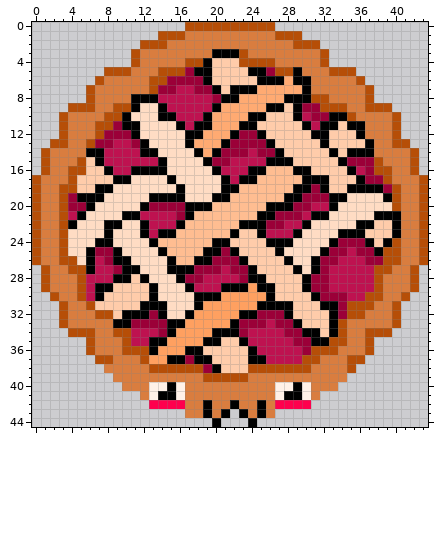
File history of a pixel-art sprite, assets/art/pie_red.png. That is the earlier state.
The file is 176x180 pixels, drawn in blocks of 4x4; one block is one cell here.
The result:
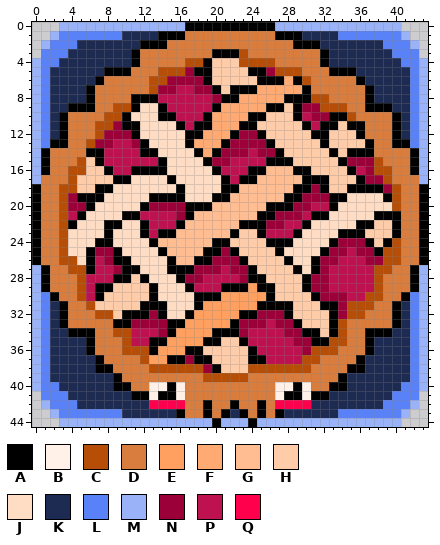
Palette (. is transparent): A #000000  B #fff1e8  C #b64e07  D #d97d3f  E #ffa060  F #ffaa72  G #ffbd91  H #ffccaa  J #ffdcc4  K #1d2b53  L #5982f8  M #9ab3f8  N #9b0038  P #be1250  Q #ff004d
From old to new:
Colour A now appears in row 38 at x 7 and 36; in row 40 at x 9 and 34; in row 41 at x 11 and 32; in row 43 at x 16 and 27.
The author changed colour C to colour A in row 0 at x 17 to 26; in row 1 at x 14 to 16 and 27 to 29; in row 2 at x 12 to 14 and 29 to 31; in rows 3 to 4 at x 11 and 32; in row 5 at x 8 to 10 and 33 to 35; in row 6 at x 7 and 36.
The author changed colour C to colour A in rows 7 to 8 at x 6 and 37; in row 9 at x 4 to 6 and 37 to 39; in rows 10 to 12 at x 3 and 40; in row 13 at x 2 to 3 and 40 to 41; in rows 14 to 16 at x 1 and 42; in rows 18 to 26 at x 0 and 43.
The author changed colour C to colour A in rows 27 to 29 at x 1 and 42; in row 30 at x 2 and 41; in rows 31 to 33 at x 3 and 40; in row 34 at x 4 to 6 and 37 to 39; in rows 35 to 36 at x 6 and 37; in row 37 at x 7 and 36.
The author changed colour C to colour A in row 38 at x 35.
The author changed colour D to colour A in row 38 at x 8; in row 39 at x 9 and 34; in row 40 at x 10 and 33; in row 41 at x 12 and 31.
The author changed colour A to colour C in row 5 at x 29; in row 6 at x 30.
The author changed colour C to colour D in row 37 at x 8 and 35.
Colour K now appears in row 1 at x 10 to 13 and 30 to 33; in row 2 at x 5 to 11 and 32 to 38; in row 3 at x 4 to 10 and 33 to 39; in row 4 at x 3 to 10 and 33 to 40; in row 5 at x 2 to 7 and 36 to 41; in row 6 at x 2 to 6 and 37 to 41.
Colour K now appears in rows 7 to 8 at x 2 to 5 and 38 to 41; in row 9 at x 2 to 3 and 40 to 41; in rows 10 to 12 at x 2 and 41; in rows 31 to 33 at x 2 and 41; in row 34 at x 2 to 3 and 40 to 41; in rows 35 to 36 at x 2 to 5 and 38 to 41.
Colour K now appears in rows 37 to 38 at x 2 to 6 and 37 to 41; in row 39 at x 2 to 8 and 35 to 41; in row 40 at x 3 to 8 and 35 to 40; in row 41 at x 4 to 10 and 33 to 39; in row 42 at x 5 to 12 and 31 to 38; in row 43 at x 10 to 15, 22 and 28 to 33.
Colour L now appears in row 1 at x 3 to 9 and 34 to 40; in row 2 at x 2 to 4 and 39 to 41; in row 3 at x 1 to 3 and 40 to 42; in row 4 at x 1 to 2 and 41 to 42; in rows 5 to 13 at x 1 and 42; in rows 30 to 39 at x 1 and 42.
Colour L now appears in row 40 at x 1 to 2 and 41 to 42; in row 41 at x 1 to 3 and 40 to 42; in row 42 at x 2 to 4 and 39 to 41; in row 43 at x 3 to 9 and 34 to 40.
Colour M now appears in row 0 at x 3 to 16 and 27 to 40; in row 1 at x 2 and 41; in row 2 at x 1 and 42; in rows 4 to 16 at x 0 and 43; in rows 27 to 40 at x 0 and 43; in row 42 at x 1 and 42.
Colour M now appears in row 43 at x 2 and 41; in row 44 at x 3 to 19, 21 to 23 and 25 to 40.
The author changed colour C to colour M in row 17 at x 0 and 43.
Changed places in both pictures, as pixel boxes (x1, y1, x2, y2):
changed: (32, 22, 428, 427)
